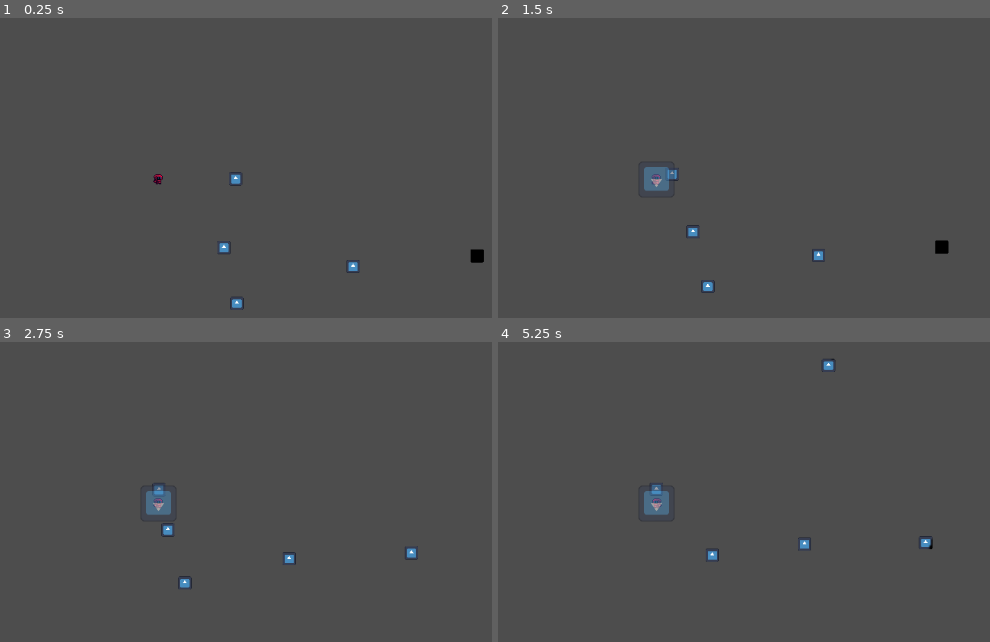
Above: before the commit, frames 1-4 (two rows, left to right).
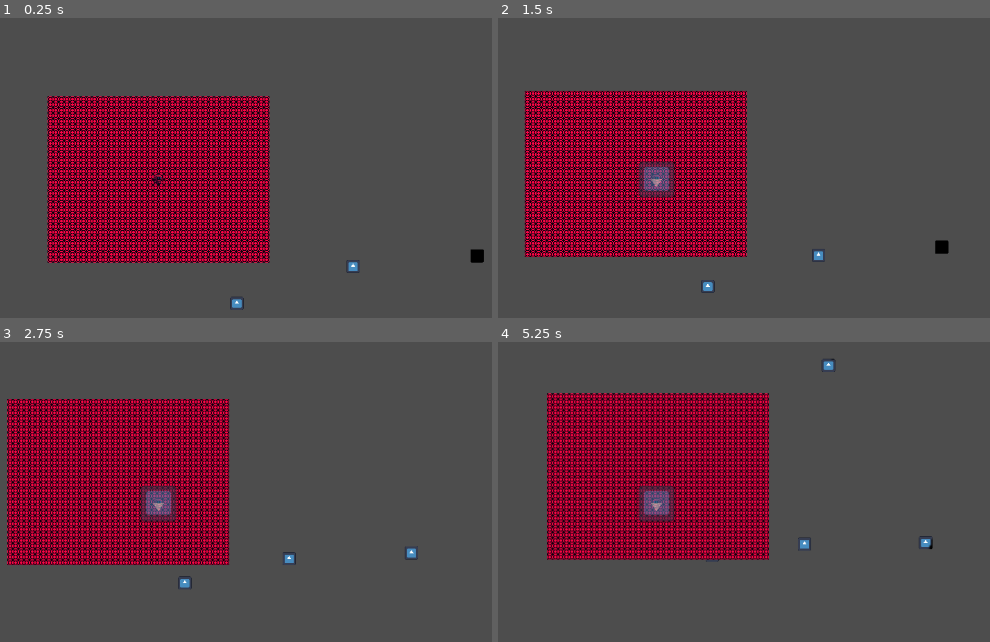
Above: after the commit, the same moments.

Repository: MaxAl100/PirateJam15
Game: Godot game, scene res://Scenes/BaseLevel.tscn
Same seed, same stepped clock (60 frames per second), same inputs: the game is played once before the commit and once after it. The engine's default icon, where the game draws it, is replaced by a stand-in: a white triangle on a blue panel in a dark square.
Inputs:
- Up to frame 1 (0.25 s): no input
- Up to frame 2 (1.5 s): hold D (move_right) 0.53-1.28 s; hold S (move_down) from 1.28 s (still down)
- Up to frame 3 (2.75 s): release S (move_down) at 2.03 s; hold D (move_right) from 2.03 s (still down)
- Up to frame 4 (5.25 s): release D (move_right) at 2.78 s; hold W (move_up) 2.78-3.53 s; hold A (move_left) 3.53-5.03 s; hold S (move_down) from 5.03 s (still down)

The runs differ from the first frame. In frame 1, 25% of the frame differs, in the area x 9-55%, y 26-82%; in frame 2, 25%; in frame 3, 25%; in frame 4, 25%.

Commit message:
Start of tilemap around player

Diff:
--- a/Scenes/BaseLevel.tscn
+++ b/Scenes/BaseLevel.tscn
@@ -8,13 +8,16 @@
 [ext_resource type="PackedScene" uid="uid://cu7uf04pocvmc" path="res://Entities/Attacks/Base Elements/EarthShatter.tscn" id="4_08d6u"]
 [ext_resource type="PackedScene" uid="uid://cdusi82ut1bqd" path="res://Entities/Attacks/Base Elements/AirShove.tscn" id="5_0vqtt"]
 [ext_resource type="Texture2D" uid="uid://bytj0bqicgjmm" path="res://Sprites/Masks/VisionMask.png" id="6_atsj0"]
+[ext_resource type="PackedScene" uid="uid://depqaoawsenrn" path="res://Tilemaps/TileMapScene.tscn" id="9_7lv6q"]
+[ext_resource type="Script" path="res://Tilemaps/TileMapScene.gd" id="10_47ps4"]
 
 [node name="BaseLevel" type="Node2D"]
 
-[node name="Player" parent="." node_paths=PackedStringArray("Light") instance=ExtResource("1_2w1nt")]
+[node name="Player" parent="." node_paths=PackedStringArray("Light", "GroundTileMap") instance=ExtResource("1_2w1nt")]
 top_level = true
 Bullets = Array[PackedScene]([ExtResource("2_d6ayu"), ExtResource("3_7vh52"), ExtResource("4_08d6u"), ExtResource("5_0vqtt")])
 Light = NodePath("PointLight2D")
+GroundTileMap = NodePath("../TileMap")
 
 [node name="PlayerCamera" type="Camera2D" parent="Player"]
 
@@ -45,3 +48,6 @@
 
 [node name="Enemy5" parent="EnemyManager" instance=ExtResource("2_ocplb")]
 position = Vector2(115, 182)
+
+[node name="TileMap" parent="." instance=ExtResource("9_7lv6q")]
+script = ExtResource("10_47ps4")
--- a/Scripts/Entities/Player.gd
+++ b/Scripts/Entities/Player.gd
@@ -17,6 +17,8 @@
 var PlayerSprite
 
 var _last_direction = Vector2.RIGHT
+
+@export var GroundTileMap: TileMap
 
 func _ready():
 	TimesForBullets.resize(Bullets.size())
@@ -64,6 +66,8 @@
 			var bullet_instance = Bullets[i].instantiate()
 			TimesForBullets[i] = bullet_instance.maxTimeBetweenAttacks
 
+	GroundTileMap.around_player(self.position)
+
 func _recieve_damage(collision):
 	if CurrentInvincibilityTime > 0:
 		return
--- /dev/null
+++ b/Tilemaps/TileMap.tscn
@@ -0,0 +1,3 @@
+[gd_scene format=3 uid="uid://cwmugx5jo52o6"]
+
+[node name="Test" type="Node2D"]
--- /dev/null
+++ b/Tilemaps/TileMapScene.gd
@@ -0,0 +1,15 @@
+extends TileMap
+
+
+func _ready():
+	pass # Replace with function body.
+
+
+func _process(delta):
+	pass
+
+func around_player(position):
+	for x in 40:
+		for y in 30:
+			if get_cell_tile_data(0, Vector2i(x-20,y-15)) == null:
+				set_cell(0, Vector2i(x-20,y-15),1, Vector2i(0,0))
--- /dev/null
+++ b/Tilemaps/TileMapScene.tscn
@@ -0,0 +1,141 @@
+[gd_scene load_steps=4 format=3 uid="uid://depqaoawsenrn"]
+
+[ext_resource type="Texture2D" uid="uid://5l42f3vc4ha1" path="res://Sprites/runes.png" id="1_xrb7h"]
+
+[sub_resource type="TileSetAtlasSource" id="TileSetAtlasSource_mrfme"]
+resource_name = "Alchemy"
+texture = ExtResource("1_xrb7h")
+texture_region_size = Vector2i(8, 8)
+0:0/0 = 0
+1:1/0 = 0
+2:1/0 = 0
+3:1/0 = 0
+3:2/0 = 0
+4:2/0 = 0
+5:2/0 = 0
+6:2/0 = 0
+7:2/0 = 0
+8:2/0 = 0
+9:2/0 = 0
+9:3/0 = 0
+10:3/0 = 0
+10:2/0 = 0
+11:2/0 = 0
+12:2/0 = 0
+0:1/0 = 0
+0:2/0 = 0
+0:3/0 = 0
+1:0/0 = 0
+1:2/0 = 0
+1:3/0 = 0
+2:0/0 = 0
+2:2/0 = 0
+2:3/0 = 0
+3:0/0 = 0
+3:3/0 = 0
+4:0/0 = 0
+4:1/0 = 0
+4:3/0 = 0
+5:0/0 = 0
+5:1/0 = 0
+5:3/0 = 0
+6:0/0 = 0
+6:1/0 = 0
+6:3/0 = 0
+7:0/0 = 0
+7:1/0 = 0
+7:3/0 = 0
+8:0/0 = 0
+8:1/0 = 0
+8:3/0 = 0
+9:0/0 = 0
+9:1/0 = 0
+10:0/0 = 0
+10:1/0 = 0
+11:0/0 = 0
+11:1/0 = 0
+11:3/0 = 0
+12:0/0 = 0
+12:1/0 = 0
+12:3/0 = 0
+13:0/0 = 0
+13:1/0 = 0
+13:2/0 = 0
+13:3/0 = 0
+14:0/0 = 0
+14:1/0 = 0
+14:2/0 = 0
+14:3/0 = 0
+15:0/0 = 0
+15:1/0 = 0
+15:2/0 = 0
+15:3/0 = 0
+16:2/0 = 0
+16:3/0 = 0
+17:2/0 = 0
+17:3/0 = 0
+18:2/0 = 0
+18:3/0 = 0
+19:2/0 = 0
+19:3/0 = 0
+20:2/0 = 0
+20:3/0 = 0
+21:2/0 = 0
+21:3/0 = 0
+22:2/0 = 0
+22:3/0 = 0
+23:2/0 = 0
+23:3/0 = 0
+1:5/size_in_atlas = Vector2i(2, 2)
+1:5/0 = 0
+3:5/size_in_atlas = Vector2i(2, 2)
+3:5/0 = 0
+5:5/size_in_atlas = Vector2i(2, 2)
+5:5/0 = 0
+7:5/size_in_atlas = Vector2i(2, 2)
+7:5/0 = 0
+1:7/size_in_atlas = Vector2i(2, 2)
+1:7/0 = 0
+3:7/size_in_atlas = Vector2i(2, 2)
+3:7/0 = 0
+5:7/size_in_atlas = Vector2i(2, 2)
+5:7/0 = 0
+7:7/size_in_atlas = Vector2i(2, 2)
+7:7/0 = 0
+1:9/size_in_atlas = Vector2i(5, 5)
+1:9/0 = 0
+4:16/size_in_atlas = Vector2i(6, 6)
+4:16/0 = 0
+10:16/size_in_atlas = Vector2i(6, 6)
+10:16/0 = 0
+16:16/size_in_atlas = Vector2i(8, 7)
+16:16/0 = 0
+4:22/size_in_atlas = Vector2i(6, 6)
+4:22/0 = 0
+4:28/size_in_atlas = Vector2i(6, 6)
+4:28/0 = 0
+11:5/0 = 0
+12:5/size_in_atlas = Vector2i(2, 2)
+12:5/0 = 0
+14:5/size_in_atlas = Vector2i(3, 3)
+14:5/0 = 0
+17:5/size_in_atlas = Vector2i(4, 4)
+17:5/0 = 0
+21:5/size_in_atlas = Vector2i(5, 5)
+21:5/0 = 0
+26:5/size_in_atlas = Vector2i(6, 6)
+26:5/0 = 0
+32:5/size_in_atlas = Vector2i(7, 7)
+32:5/0 = 0
+39:5/size_in_atlas = Vector2i(8, 8)
+39:5/0 = 0
+12:24/size_in_atlas = Vector2i(7, 7)
+12:24/0 = 0
+
+[sub_resource type="TileSet" id="TileSet_7t3jc"]
+tile_size = Vector2i(8, 8)
+sources/1 = SubResource("TileSetAtlasSource_mrfme")
+
+[node name="TileMap" type="TileMap"]
+tile_set = SubResource("TileSet_7t3jc")
+format = 2
Not shown: 1 places in Scenes/BaseLevel.tscn that only renumber resources
Not shown, added: Sprites/Enemies.png.import
